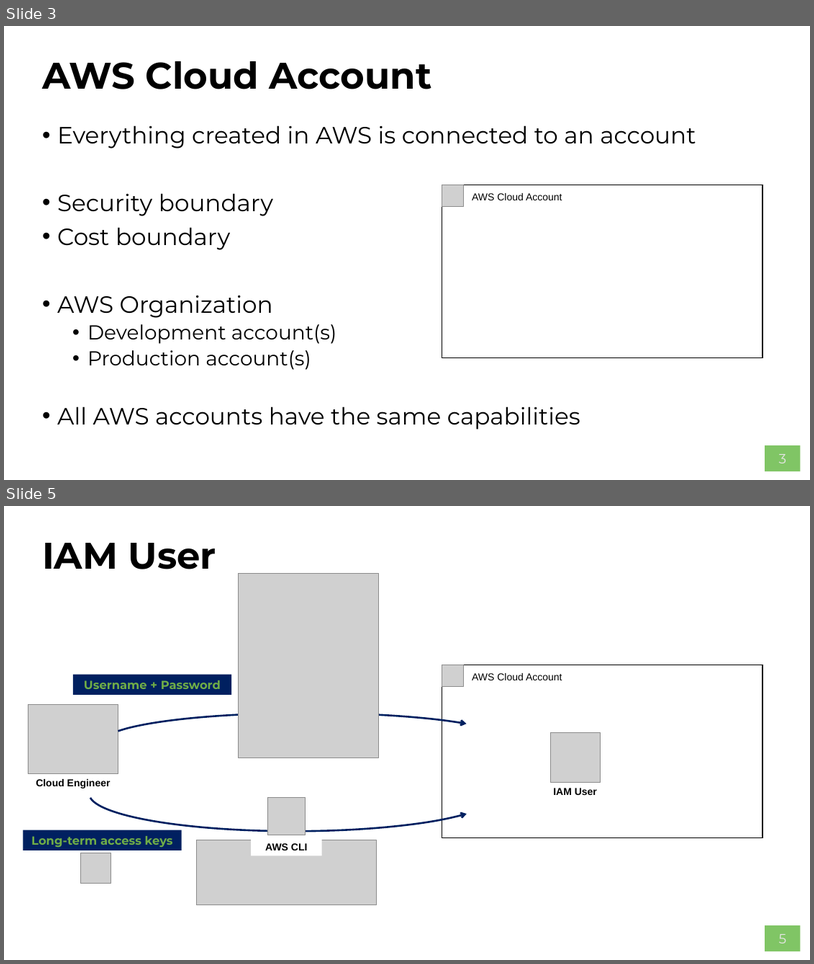
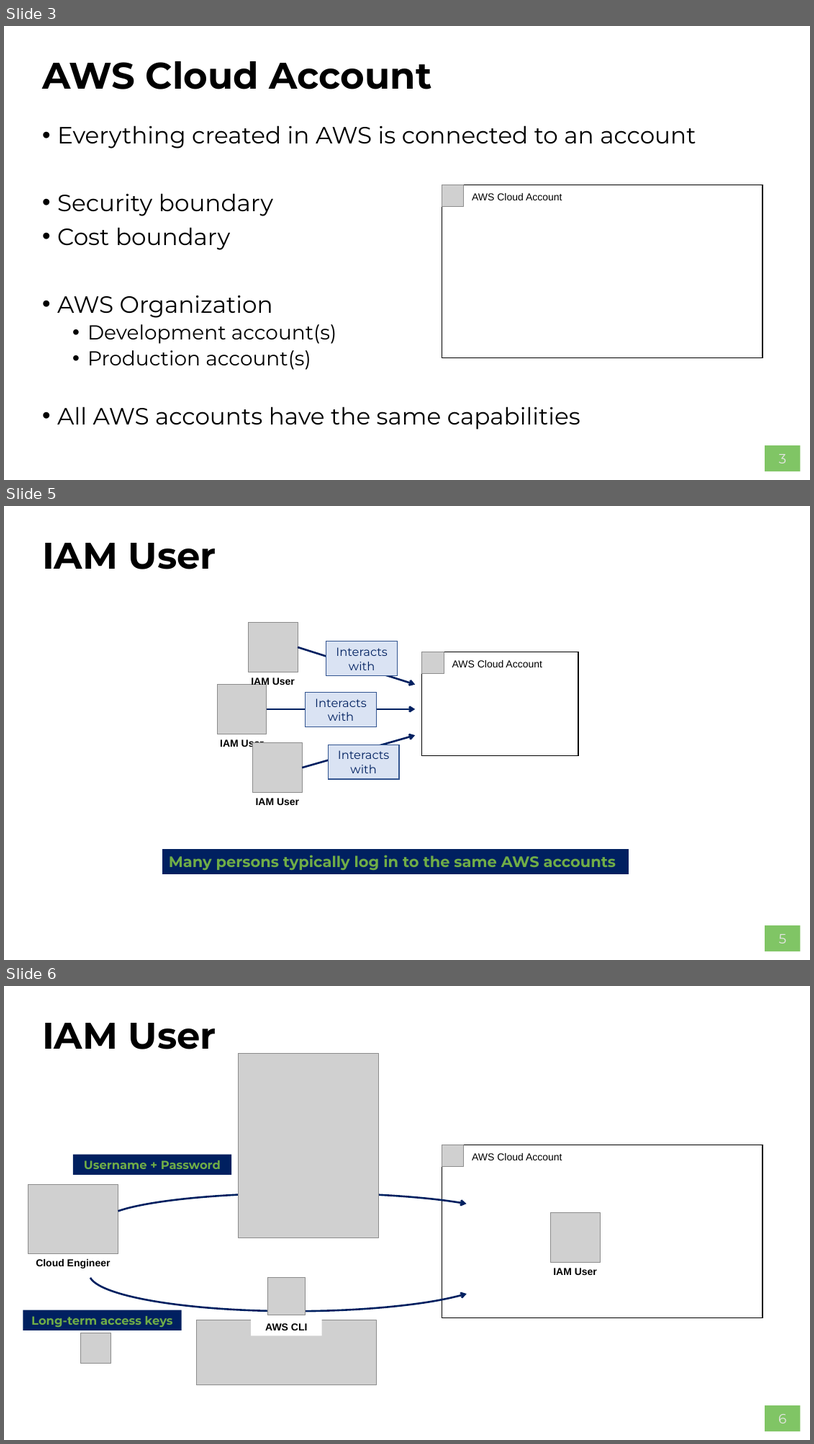
Before and after one commit to AWS-Competence-Group/sessions, a slide deck: 02-identity-and-access-management/02-identity-and-access-management.pptx. Shown one above the other, each under a label of ours: slides 3 and 5 before the commit, slides 3, 5 and 6 after it; the slides between them are not shown. The pictures are 814x964 and 814x1444 pixels, drawn with LibreOffice and Linux fonts; fonts in the diff are those of the drawing; grey boxes stand for pictures; background and template pictures are left out. Boxes give left, top, right and bottom in pixels: in the first picture for what was removed or moved away, otherwise in the second. Text is boxed around its words. In the diff, an @@ line names an element or a change of style, - is before the commit and + after.

```diff
--- a/02-identity-and-access-management/02-identity-and-access-management.pptx
+++ b/02-identity-and-access-management/02-identity-and-access-management.pptx
@@ slide 5 added at bbox=[4, 506, 810, 960], background #FFFFFF; not listed: 1 template element that a slide beside it also shows @@
@@ title added at bbox=[42, 543, 216, 569], 44 pt, text #000000, bold @@
+IAM User
@@ picture added at bbox=[248, 622, 298, 672] @@
@@ arrow added from (298, 647) to (415, 685), #002060 2.25 pt @@
@@ rectangle added at bbox=[327, 641, 397, 676], fill #DAE3F3, outline #325491 1 pt, 14 pt, text #002060 @@
+Interacts with
@@ rectangle added at bbox=[422, 651, 579, 756], outline #000000 1 pt, 12 pt, text #000000 @@
+AWS Cloud Account
@@ picture added at bbox=[422, 651, 444, 674] @@
@@ text added at bbox=[251, 677, 295, 687], 12 pt, text #000000, bold @@
+IAM User
@@ picture added at bbox=[218, 685, 267, 734] @@
@@ rectangle added at bbox=[306, 692, 377, 727], fill #DAE3F3, outline #325491 1 pt, 14 pt, text #002060 @@
+Interacts with
@@ arrow added from (267, 709) to (415, 709), #002060 2.25 pt @@
@@ text added at bbox=[220, 739, 264, 749], 12 pt, text #000000, bold @@
+IAM User
@@ picture added at bbox=[252, 743, 302, 792] @@
@@ arrow added from (302, 767) to (415, 735), #002060 2.25 pt @@
@@ rectangle added at bbox=[328, 744, 399, 779], fill #DAE3F3, outline #325491 1 pt, 14 pt, text #002060 @@
+Interacts with
@@ text added at bbox=[256, 798, 299, 805], 12 pt, text #000000, bold @@
+IAM User
@@ rectangle added at bbox=[163, 849, 629, 873], fill #F2F2F2, outline #002060 0.75 pt @@
@@ rectangle added at bbox=[163, 849, 629, 873], fill #002060, 18 pt, text #70AD47, bold @@
+Many persons typically log in to the same AWS accounts
@@ what was slide 5 is now slide 6 @@
@@ page number at bbox=[779, 1414, 787, 1423]: text changed @@
-5
+6
```
Also in this commit, not shown: 2 slides changed.
